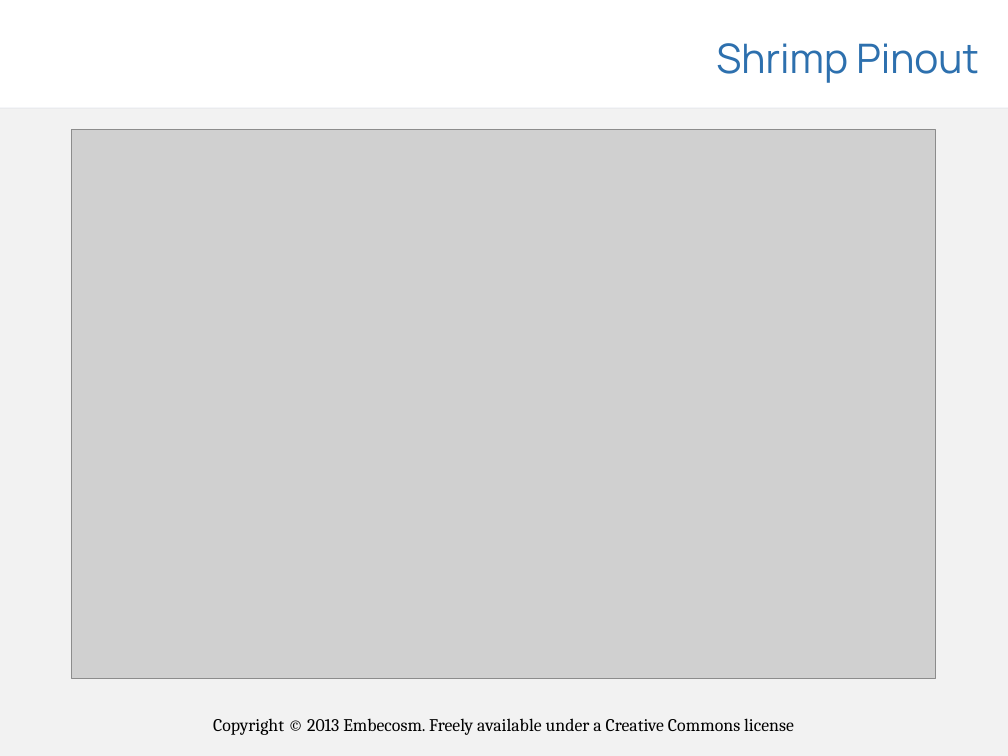
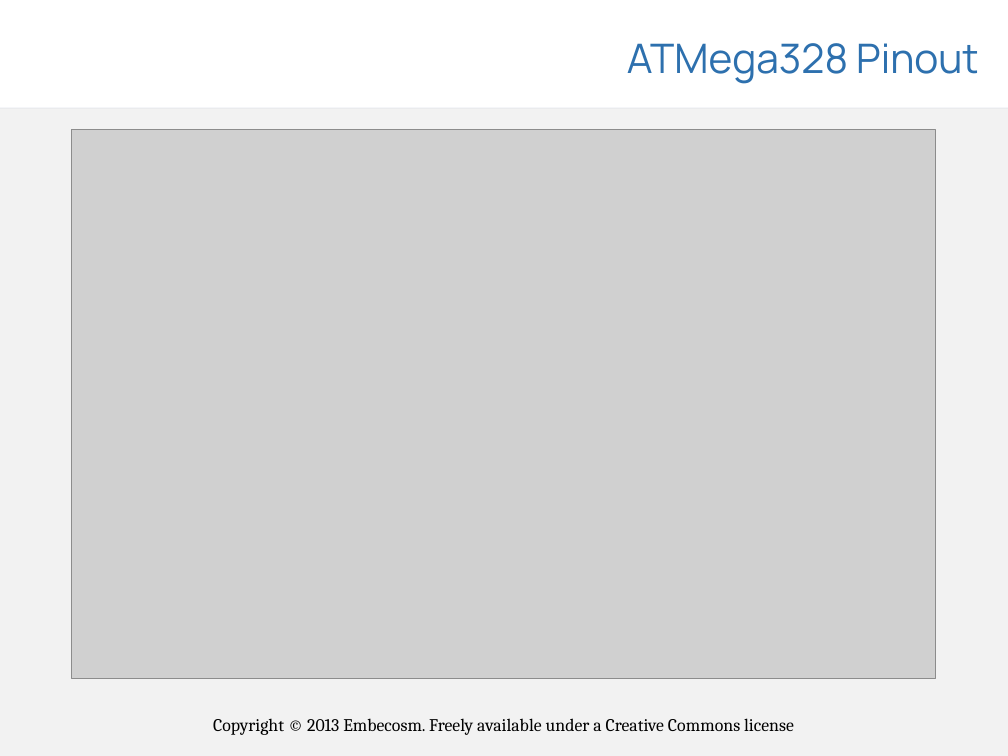
Before and after one commit to embecosm/shrimp-pov, a slide deck: slide 8 of presentations/shrimp-pov.odp (slide 7 before the commit). Drawn at 1008x756 pixels with LibreOffice and Linux fonts; fonts in the diff are those of the drawing; grey boxes stand for pictures; background and template pictures are left out. Boxes give left, top, right and bottom in pixels: in the first picture for what was removed or moved away, otherwise in the second. Text is boxed around its words. In the diff, an @@ line names an element or a change of style, - is before the commit and + after.

```diff
--- a/presentations/shrimp-pov.odp
+++ b/presentations/shrimp-pov.odp
@@ title at (x1=627, y1=43, x2=978, y2=84): text changed @@
-Shrimp Pinout
+ATMega328 Pinout
```
Also in this commit, not shown: 3 other slides changed, 1 slide added, 11 other files.
